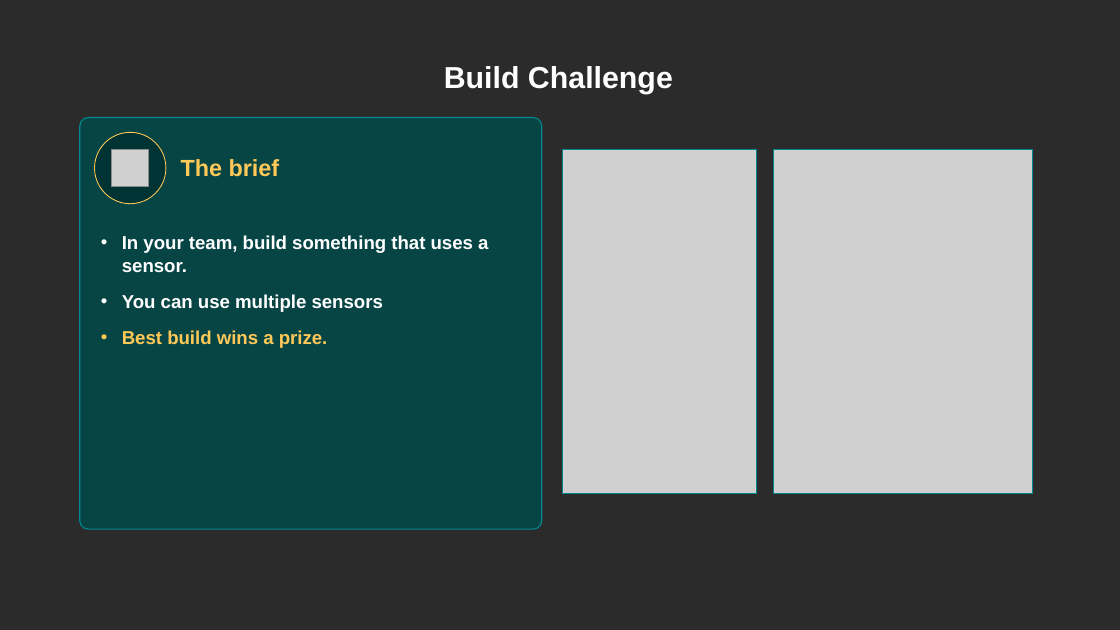
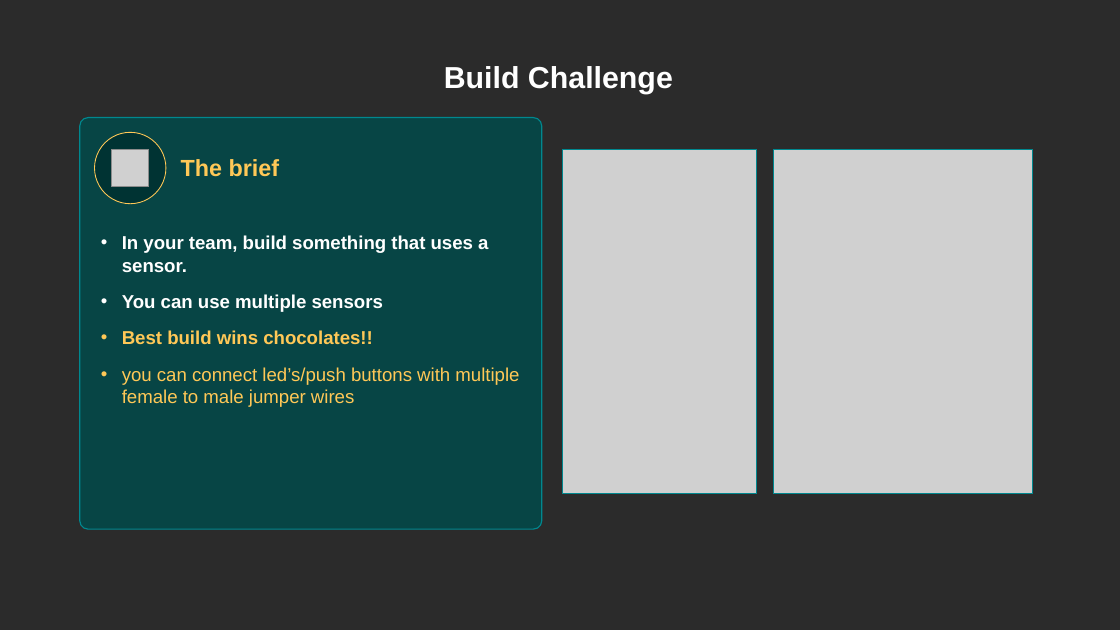
Before and after one commit to Robotics-Society-UoN/workshops, a slide deck: slide 17 of 2026-10-21-sensors/sensors_slides.pptx. Drawn at 1120x630 pixels with LibreOffice and Linux fonts; fonts in the diff are those of the drawing; grey boxes stand for pictures; background and template pictures are left out; a plain dark background stands for a picture behind light text. Boxes give left, top, right and bottom in pixels: in the first picture for what was removed or moved away, otherwise in the second. Text is boxed around its words. In the diff, an @@ line names an element or a change of style, - is before the commit and + after.

```diff
--- a/2026-10-21-sensors/sensors_slides.pptx
+++ b/2026-10-21-sensors/sensors_slides.pptx
@@ text at [122,330,519,407]: text changed; bold off @@
-• Best build wins a prize.
+• Best build wins chocolates!!
+• you can connect led’s/push buttons with multiple female to male jumper wires
```
Also in this commit, not shown: 3 other slides changed.
